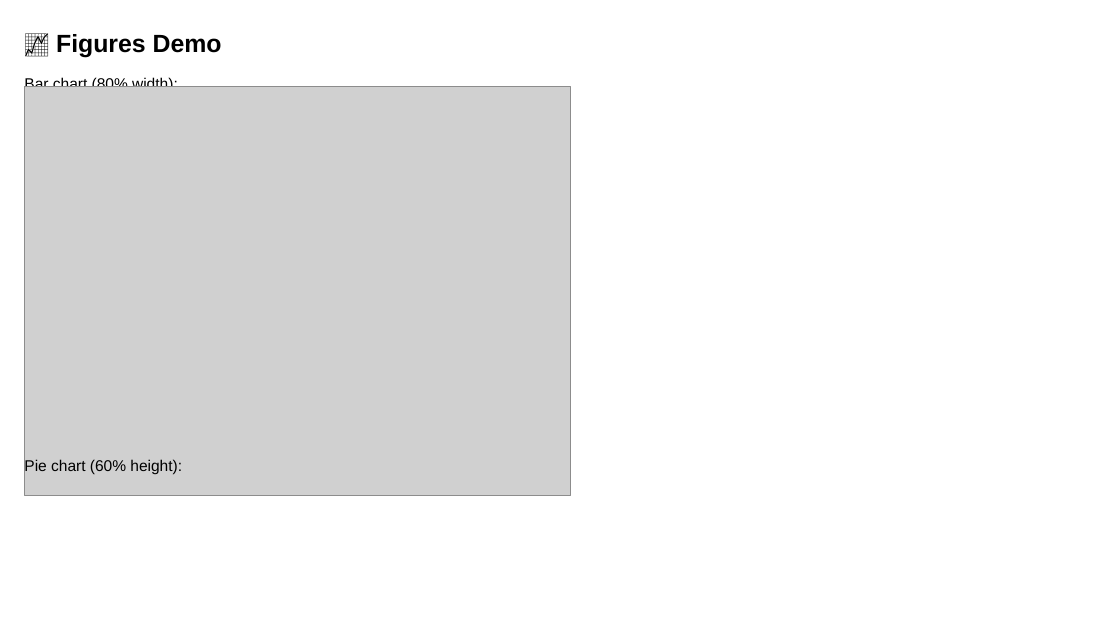
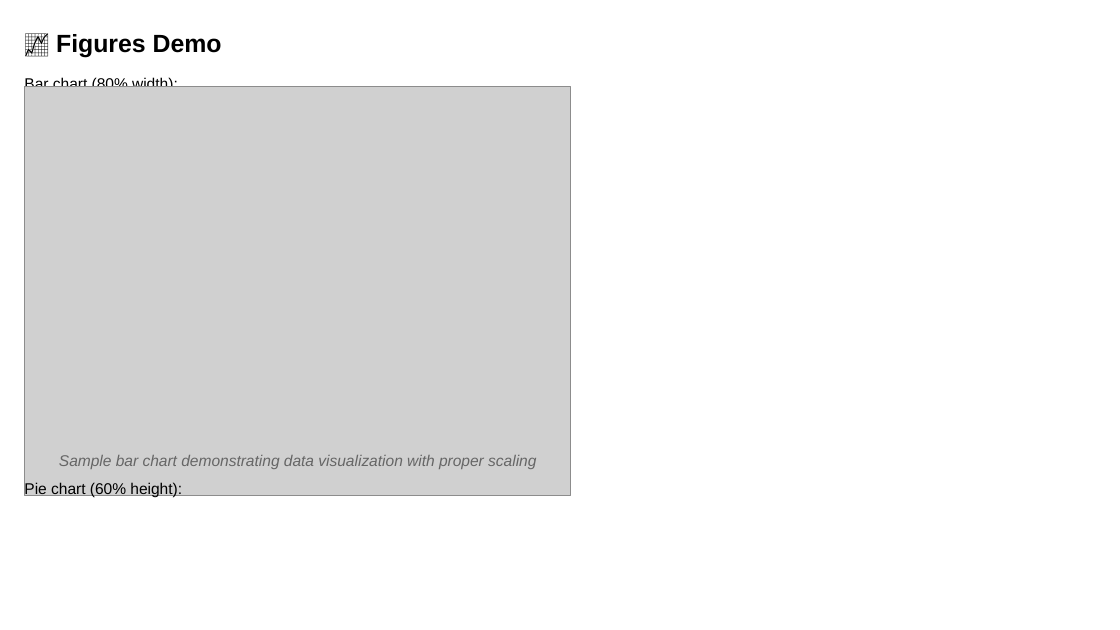
Before and after one commit to louisazhou/slidegenerator, a slide deck: slide 19 of output/comprehensive_demo_default.pptx. Drawn at 1120x630 pixels with LibreOffice and Linux fonts; fonts in the diff are those of the drawing; grey boxes stand for pictures. Boxes give left, top, right and bottom in pixels: in the first picture for what was removed or moved away, otherwise in the second. Text is boxed around its words. In the diff, an @@ line names an element or a change of style, - is before the commit and + after.

```diff
--- a/output/comprehensive_demo_default.pptx
+++ b/output/comprehensive_demo_default.pptx
@@ text "Pie chart (60% height):": place and size @@
-text "Pie chart (60% height):" at [24, 459, 182, 475]
+text "Pie chart (60% height):" at [24, 481, 182, 497]
@@ text added at [59, 455, 536, 469], 10 pt, text #666666, italic @@
+Sample bar chart demonstrating data visualization with proper scaling
```
Also in this commit, not shown: 13 other slides changed, 39 other files.
